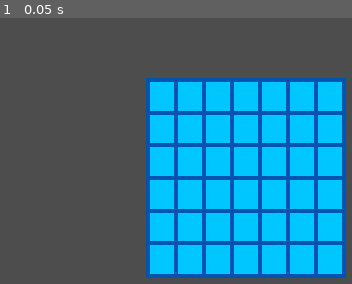
Above: before the commit, frame 1.
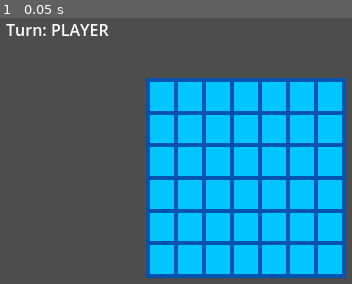
Above: after the commit, the same moment.

Repository: KANNAPE/Hyperpower4X-Deluxe
Game: Godot game, scene res://scenes/Game.tscn
Same seed, same stepped clock (60 frames per second), same inputs: the game is played once before the commit and once after it.
Inputs:
- Up to frame 1 (0.05 s): no input

The runs differ from the first frame. In frame 1, 0.6% of the frame differs, in the area x 1-31%, y 2-7%.

Commit message:
Changes in arborescence + added first methods for checking if the click is valid (ie. the mouse is hovering the board)

Diff:
--- /dev/null
+++ b/globals/gamemode.gd
@@ -0,0 +1,12 @@
+extends Node
+
+enum Turn {PLAYER, AI}
+
+var turn: Turn
+
+
+func set_entity_turn(entity: Turn):
+	turn = entity
+
+func get_current_entity_playing() -> String:
+	return Turn.keys()[turn]
--- a/project.godot
+++ b/project.godot
@@ -11,13 +11,13 @@
 [application]
 
 config/name="Hypermega4X Deluxe"
-run/main_scene="res://scenes/Game.tscn"
+run/main_scene="res://scenes/game.tscn"
 config/features=PackedStringArray("4.1", "Forward Plus")
 config/icon="res://icon.svg"
 
 [autoload]
 
-Gamemode="*res://scripts/Gamemode.gd"
+Gamemode="*res://globals/gamemode.gd"
 
 [display]
 
--- a/scenes/Board.tscn
+++ b/scenes/Board.tscn
@@ -1,6 +1,6 @@
 [gd_scene load_steps=11 format=3 uid="uid://db3qnwjpd21y4"]
 
-[ext_resource type="Script" path="res://scripts/Board.gd" id="1_1aywx"]
+[ext_resource type="Script" path="res://scenes/board.gd" id="1_1aywx"]
 
 [sub_resource type="PlaneMesh" id="PlaneMesh_i6q0s"]
 size = Vector2(200, 200)
--- a/scenes/Game.tscn
+++ b/scenes/Game.tscn
@@ -1,7 +1,12 @@
-[gd_scene load_steps=2 format=3 uid="uid://dr5qelog2tfxj"]
+[gd_scene load_steps=4 format=3 uid="uid://dr5qelog2tfxj"]
 
-[ext_resource type="PackedScene" uid="uid://db3qnwjpd21y4" path="res://scenes/Board.tscn" id="1_8l2bg"]
+[ext_resource type="Script" path="res://scenes/game.gd" id="1_iir3j"]
+[ext_resource type="PackedScene" uid="uid://db3qnwjpd21y4" path="res://scenes/board.tscn" id="1_n6ddm"]
+[ext_resource type="PackedScene" uid="uid://b2bptm6s1vkb3" path="res://scenes/ui.tscn" id="3_575bp"]
 
 [node name="Game" type="Node2D"]
+script = ExtResource("1_iir3j")
 
-[node name="Board" parent="." instance=ExtResource("1_8l2bg")]
+[node name="Board" parent="." instance=ExtResource("1_n6ddm")]
+
+[node name="UI" parent="." instance=ExtResource("3_575bp")]
--- /dev/null
+++ b/scenes/board.gd
@@ -0,0 +1,25 @@
+extends Node2D
+
+
+const SIZE: int = 200
+const ROWS: int = 6
+const COLS: int = 7
+
+
+func add_new_pawn(position: Vector2i):
+	# Checking if the given position is inside the grid
+	pass
+
+
+## This function will determine if there is a valid position where to place the pawn depending on
+## where the player clicked.
+## If the column is full or if the mouse was not hovering the board, this will return Vector2(-1, -1).
+func check_pawn_position(position: Vector2) -> Vector2:
+	var result = Vector2(-1, -1)
+	# Checking if we are inside the board bounds
+	var center = get_viewport_rect().size / 2
+	if (position.x <= center.x + SIZE / 2 and position.x >= center.x - SIZE / 2
+			and position.y <= center.y + SIZE / 2 and position.y >= center.y - SIZE / 2):
+		result = position
+
+	return result
--- /dev/null
+++ b/scenes/game.gd
@@ -0,0 +1,25 @@
+extends Node2D
+
+@onready var ui = $UI
+@onready var board = $Board
+
+@export var first_to_play := Gamemode.Turn.PLAYER
+
+
+func _init():
+	Gamemode.set_entity_turn(first_to_play)  # temp
+
+
+func _ready():
+	# UI
+	var current_entity_to_play = Gamemode.get_current_entity_playing()
+	ui.set_turn_ui(current_entity_to_play)
+
+
+func _unhandled_input(event):
+	# When detecting a click on the mouse
+	if event is InputEventMouseButton:
+		# We make sure it's a left click and we proc the code when the button is released
+		if event.button_index == MOUSE_BUTTON_LEFT and not event.is_pressed():
+			# We are adding a pawn
+			print(board.check_pawn_position(event.position))
--- /dev/null
+++ b/scenes/pawn.gd
@@ -0,0 +1,9 @@
+class_name Pawn
+extends AnimatedSprite2D
+
+
+func _init(type: Gamemode.Turn):
+	if (type == Gamemode.Turn.PLAYER):
+		animation = "player_1"
+	else:
+		animation = "player_2"
--- /dev/null
+++ b/scenes/pawn.tscn
@@ -0,0 +1,30 @@
+[gd_scene load_steps=5 format=3 uid="uid://ctv4mkif74dq1"]
+
+[ext_resource type="Texture2D" uid="uid://cm31oy6gvtrf6" path="res://assets/12.png" id="1_6n0cr"]
+[ext_resource type="Texture2D" uid="uid://dsr4pj4toxdfj" path="res://assets/9.png" id="2_bgdlm"]
+[ext_resource type="Script" path="res://scenes/pawn.gd" id="3_lh30x"]
+
+[sub_resource type="SpriteFrames" id="SpriteFrames_5qpbv"]
+animations = [{
+"frames": [{
+"duration": 1.0,
+"texture": ExtResource("1_6n0cr")
+}],
+"loop": true,
+"name": &"player_1",
+"speed": 5.0
+}, {
+"frames": [{
+"duration": 1.0,
+"texture": ExtResource("2_bgdlm")
+}],
+"loop": true,
+"name": &"player_2",
+"speed": 5.0
+}]
+
+[node name="Pawn" type="AnimatedSprite2D"]
+scale = Vector2(0.13, 0.13)
+sprite_frames = SubResource("SpriteFrames_5qpbv")
+animation = &"player_1"
+script = ExtResource("3_lh30x")
--- /dev/null
+++ b/scenes/ui.gd
@@ -0,0 +1,6 @@
+extends CanvasLayer
+
+@onready var entity_turn_label = $MarginContainer/TurnLabel/EntityTurnLabel
+
+func set_turn_ui(entity: String):
+	entity_turn_label.text = entity
--- /dev/null
+++ b/scenes/ui.tscn
@@ -0,0 +1,28 @@
+[gd_scene load_steps=2 format=3 uid="uid://b2bptm6s1vkb3"]
+
+[ext_resource type="Script" path="res://scenes/ui.gd" id="1_0ks6h"]
+
+[node name="UI" type="CanvasLayer"]
+script = ExtResource("1_0ks6h")
+
+[node name="MarginContainer" type="MarginContainer" parent="."]
+anchors_preset = 15
+anchor_right = 1.0
+anchor_bottom = 1.0
+grow_horizontal = 2
+grow_vertical = 2
+theme_override_constants/margin_left = 80
+theme_override_constants/margin_top = 20
+
+[node name="TurnLabel" type="Label" parent="MarginContainer"]
+layout_mode = 2
+size_flags_horizontal = 0
+size_flags_vertical = 0
+text = "Turn: "
+
+[node name="EntityTurnLabel" type="Label" parent="MarginContainer/TurnLabel"]
+layout_mode = 0
+offset_left = 45.0
+offset_right = 85.0
+offset_bottom = 23.0
+text = "Player? AI? Such mystery..."
--- a/scripts/Board.gd
+++ /dev/null
@@ -1,12 +0,0 @@
-extends Node2D
-
-
-const ROWS = 6
-const COLS = 7
-
-var width : int = 0
-var height : int = 0
-
-# Called when the node enters the scene tree for the first time.
-func _ready():
-	pass
--- a/scripts/Gamemode.gd
+++ /dev/null
@@ -1,11 +0,0 @@
-extends Node
-
-
-# Called when the node enters the scene tree for the first time.
-func _ready():
-	pass # Replace with function body.
-
-
-# Called every frame. 'delta' is the elapsed time since the previous frame.
-func _process(delta):
-	pass
Binary file added: assets/12.png
Not shown, added: assets/12.png.import
Binary file added: assets/9.png
Not shown, added: assets/9.png.import
